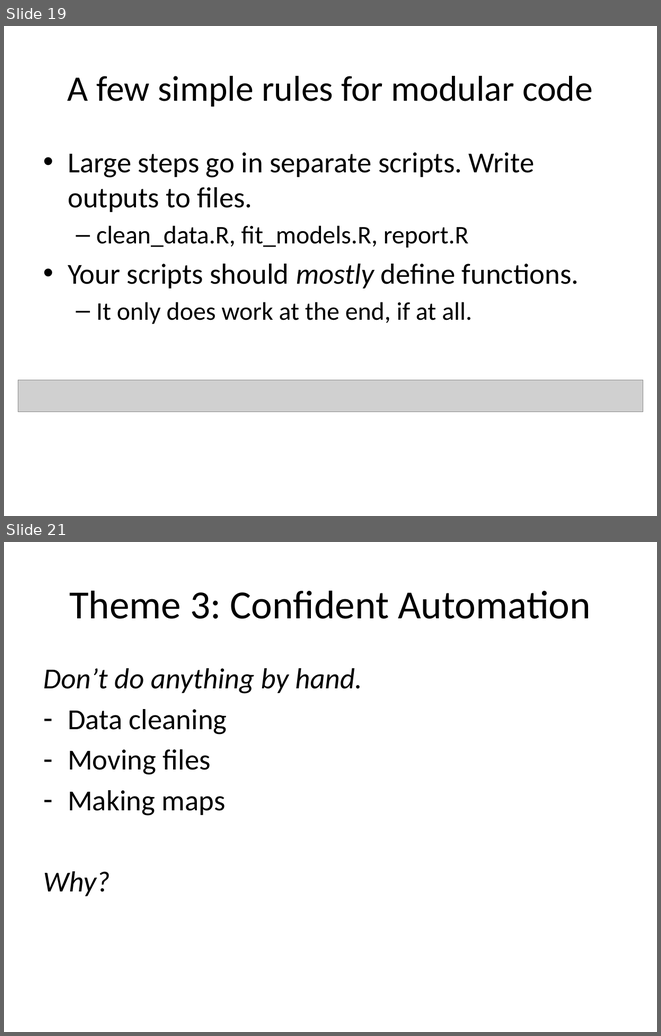
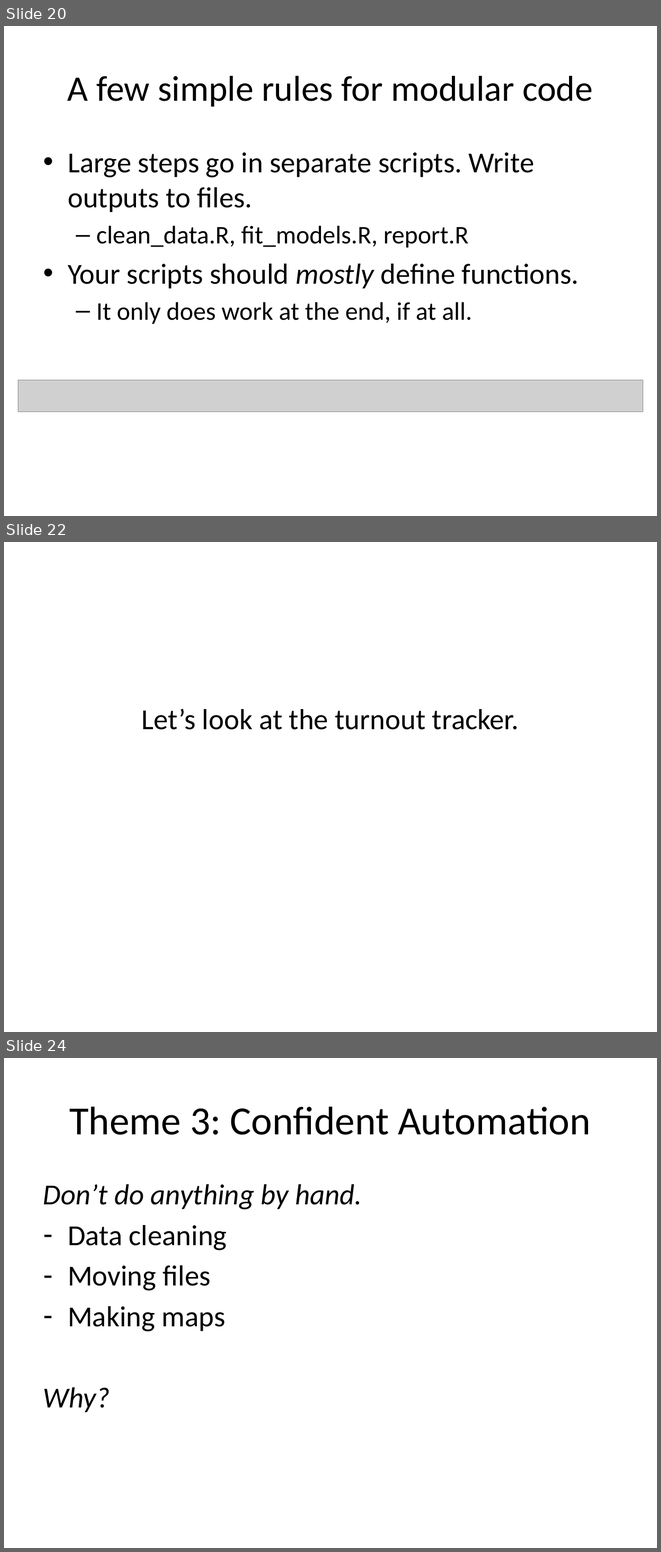
Before and after one commit to jtannen/r-for-datascience, a slide deck: session-5-engineering/session-5-engineering.pptx. Shown one above the other, each under a label of ours: slides 19 and 21 before the commit, slides 20, 22 and 24 after it; the slides between them are not shown. The pictures are 661x1036 and 661x1552 pixels, drawn with LibreOffice and Linux fonts; fonts in the diff are those of the drawing; grey boxes stand for pictures. Boxes give left, top, right and bottom in pixels: in the first picture for what was removed or moved away, otherwise in the second. Text is boxed around its words. In the diff, an @@ line names an element or a change of style, - is before the commit and + after.

```diff
--- a/session-5-engineering/session-5-engineering.pptx
+++ b/session-5-engineering/session-5-engineering.pptx
@@ slide 22 added at (4, 542, 657, 1032), background #FFFFFF @@
@@ text added at (142, 708, 519, 730), 32 pt, text #000000 @@
+Let’s look at the turnout tracker.
@@ what was slide 19 is now slide 20 @@
@@ what was slide 21 is now slide 24 @@
```
Also in this commit, not shown: 7 slides changed, 3 other slides added, 1 slide removed, 5 other files.
